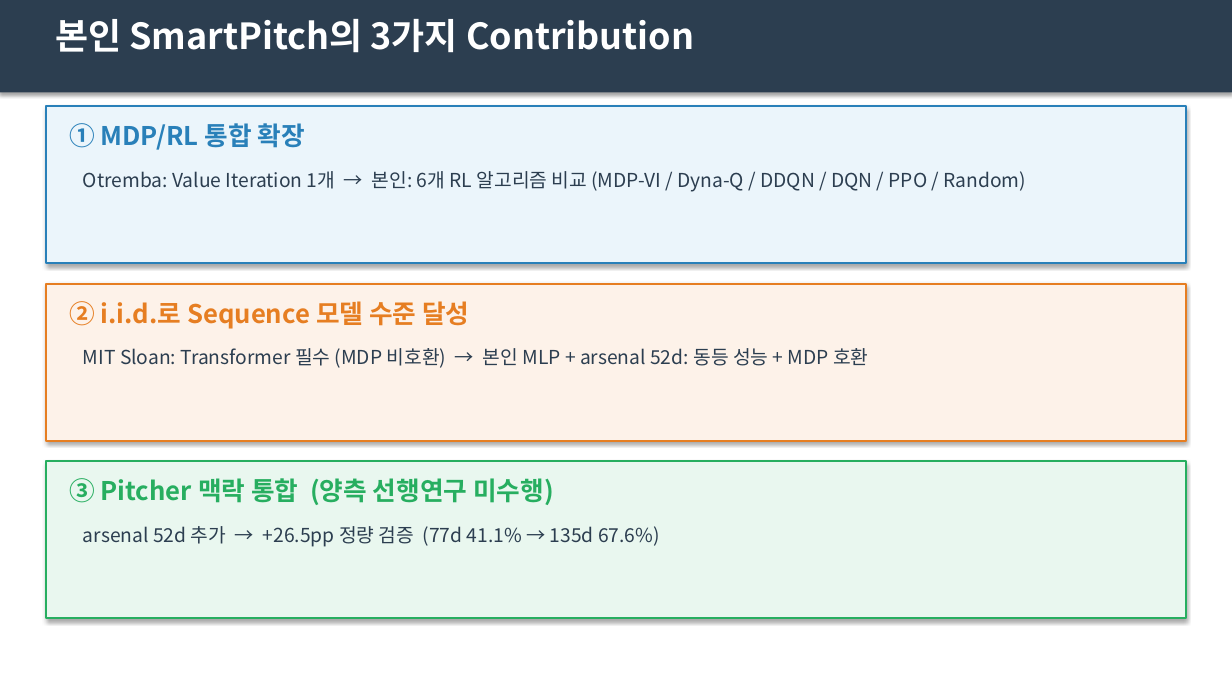
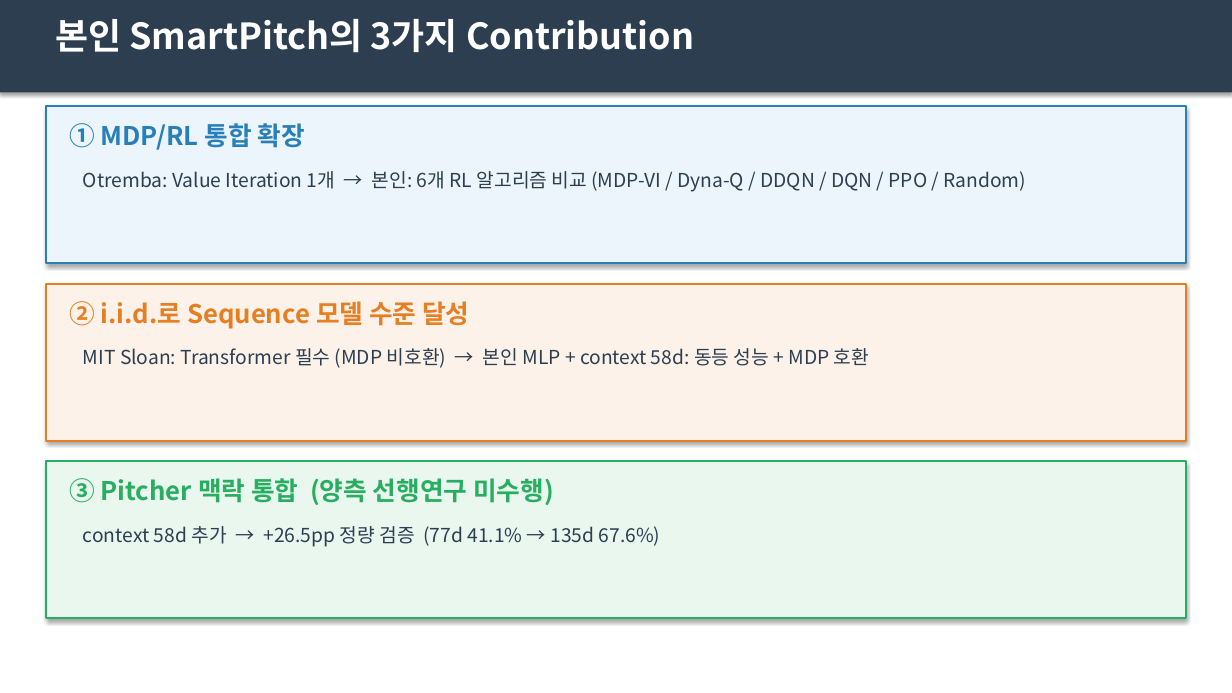
Before and after one commit to Pitcheezy/transition-models, a slide deck: slide 7 of outputs/presentations/smartpitch_v3.pptx. Drawn at 1232x693 pixels with LibreOffice and Linux fonts; fonts in the diff are those of the drawing. Boxes give left, top, right and bottom in pixels: in the first picture for what was removed or moved away, otherwise in the second. Text is boxed around its words. In the diff, an @@ line names an element or a change of style, - is before the commit and + after.

```diff
--- a/outputs/presentations/smartpitch_v3.pptx
+++ b/outputs/presentations/smartpitch_v3.pptx
@@ text at (83, 348, 869, 368): text changed @@
-MIT Sloan: Transformer 필수 (MDP 비호환) → 본인 MLP + arsenal 52d: 동등 성능 + MDP 호환
+MIT Sloan: Transformer 필수 (MDP 비호환) → 본인 MLP + context 58d: 동등 성능 + MDP 호환
@@ text at (83, 526, 661, 547): text changed @@
-arsenal 52d 추가 → +26.5pp 정량 검증 (77d 41.1% → 135d 67.6%)
+context 58d 추가 → +26.5pp 정량 검증 (77d 41.1% → 135d 67.6%)
```
Also in this commit, not shown: 1 other slide changed, 6 other files.
